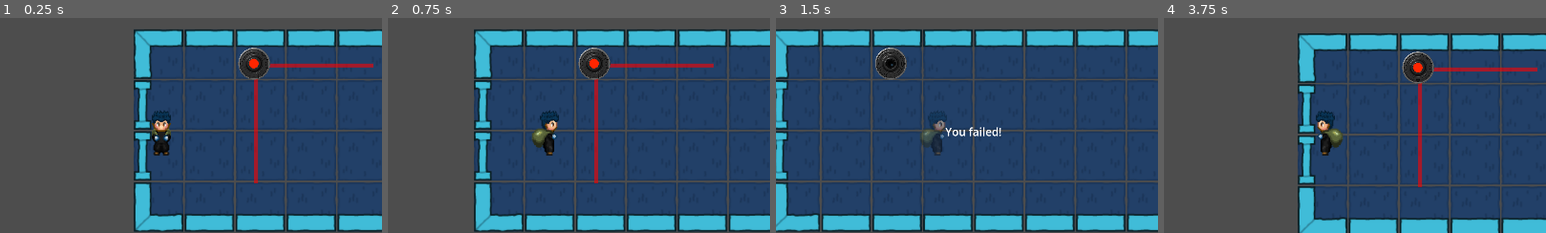
Above: before the commit, frames 1-4 (left to right).
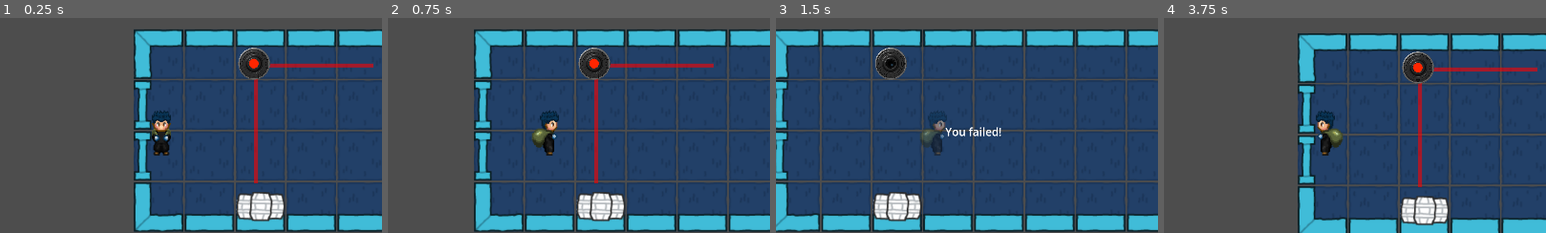
Above: after the commit, the same moments.

Repository: GnuCodingStudio/GameZam002-still-steal
Game: Godot game, scene res://scenes/levels/Level_03.tscn
Same seed, same stepped clock (60 frames per second), same inputs: the game is played once before the commit and once after it. This scene is started directly instead of the project's main scene.
Inputs (mouse positions are % of the whole screen's width and height, from its top left):
- Up to frame 1 (0.25 s): no input
- Up to frame 2 (0.75 s): tap Enter at 0.5 s; move the mouse to (62, 34) at 0.52 s; hold D (right) from 0.53 s (still down); hold E (activate) from 0.53 s (still down); click (62, 34) at 0.67 s
- Up to frame 3 (1.5 s): move the mouse to (44, 34) at 1.27 s; release D (right) at 1.28 s; release E (activate) at 1.28 s; hold S (down) from 1.28 s (still down); tap E (activate) at 1.35 s; click (44, 34) at 1.42 s
- Up to frame 4 (3.75 s): tap Space at 2 s; move the mouse to (60, 28) at 2.02 s; release S (down) at 2.03 s; hold D (right) 2.03-2.78 s; hold E (activate) 2.03-2.78 s; tap Enter at 2.75 s; move the mouse to (45, 70) at 2.77 s; hold W (up) 2.78-3.53 s; tap E (activate) at 2.85 s; click (45, 70) at 2.92 s; move the mouse to (80, 65) at 3.52 s; hold A (left) from 3.53 s (still down); hold E (activate) from 3.53 s (still down)
The pictures show only the part of the screen within x 29-79%, y 24-74%; the shares and areas given below are measured in that part.

The runs differ from the first frame. In frame 1, 1.6% of the frame differs, in the area x 61-75%, y 80-95%; in frame 2, 1.6%; in frame 3, 1.6%, in the area x 25-39%, y 80-95%; in frame 4, 1.6%.

Commit message:
hotfix: levels

Diff:
--- a/res/Level.tres
+++ b/res/Level.tres
@@ -298,6 +298,7 @@
 12:3/0 = 0
 12:3/0/physics_layer_0/linear_velocity = Vector2(0, 0)
 12:3/0/physics_layer_0/angular_velocity = 0.0
+12:3/0/physics_layer_0/polygon_0/points = PackedVector2Array(-64, -38.4, -64, 64, 64, 64, 64, -38.4)
 12:3/0/physics_layer_1/linear_velocity = Vector2(0, 0)
 12:3/0/physics_layer_1/angular_velocity = 0.0
 13:3/0 = 0
@@ -512,6 +513,7 @@
 12:6/0/physics_layer_1/linear_velocity = Vector2(0, 0)
 12:6/0/physics_layer_1/angular_velocity = 0.0
 13:6/0 = 0
+13:6/0/modulate = Color(0, 0, 0, 1)
 13:6/0/physics_layer_0/linear_velocity = Vector2(0, 0)
 13:6/0/physics_layer_0/angular_velocity = 0.0
 13:6/0/physics_layer_1/linear_velocity = Vector2(0, 0)
--- a/scenes/levels/Level_03.tscn
+++ b/scenes/levels/Level_03.tscn
@@ -28,7 +28,7 @@
 layer_3/name = "chest"
 layer_3/tile_data = PackedInt32Array()
 layer_4/name = "floor_deco"
-layer_4/tile_data = PackedInt32Array(-4, 720896, 1610612736, 65532, 720896, 1610612736)
+layer_4/tile_data = PackedInt32Array(-4, 720896, 1610612736, 65532, 720896, 1610612736, 131070, 786432, 3)
 
 [node name="StartPoint" type="Node2D" parent="."]
 unique_name_in_owner = true
--- a/scenes/levels/Level_04.tscn
+++ b/scenes/levels/Level_04.tscn
@@ -52,7 +52,7 @@
 layer_4/tile_data = PackedInt32Array(327689, 851968, 7, -65533, 655360, 7, -1, 655360, 7, -65529, 655360, 7, 131079, 78 …(580 unchanged characters)…
 
 [node name="ActionController" parent="." instance=ExtResource("6_j1qnq")]
-max_actions = 4
+max_actions = 6
 
 [node name="StartPoint" type="Node2D" parent="."]
 unique_name_in_owner = true
